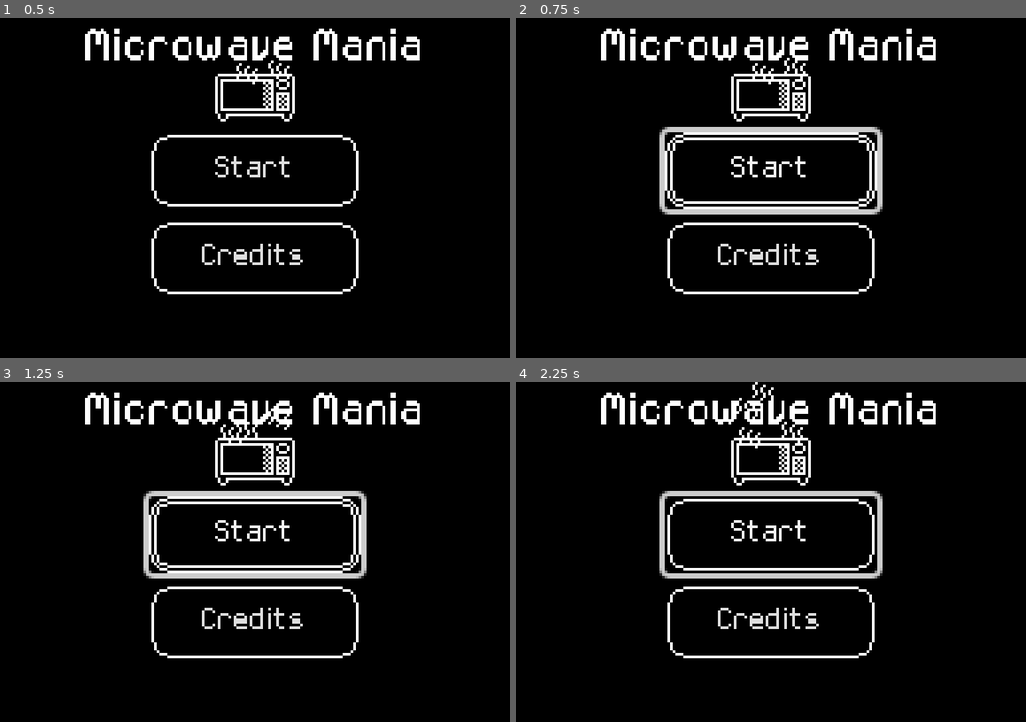
Above: before the commit, frames 1-4 (two rows, left to right).
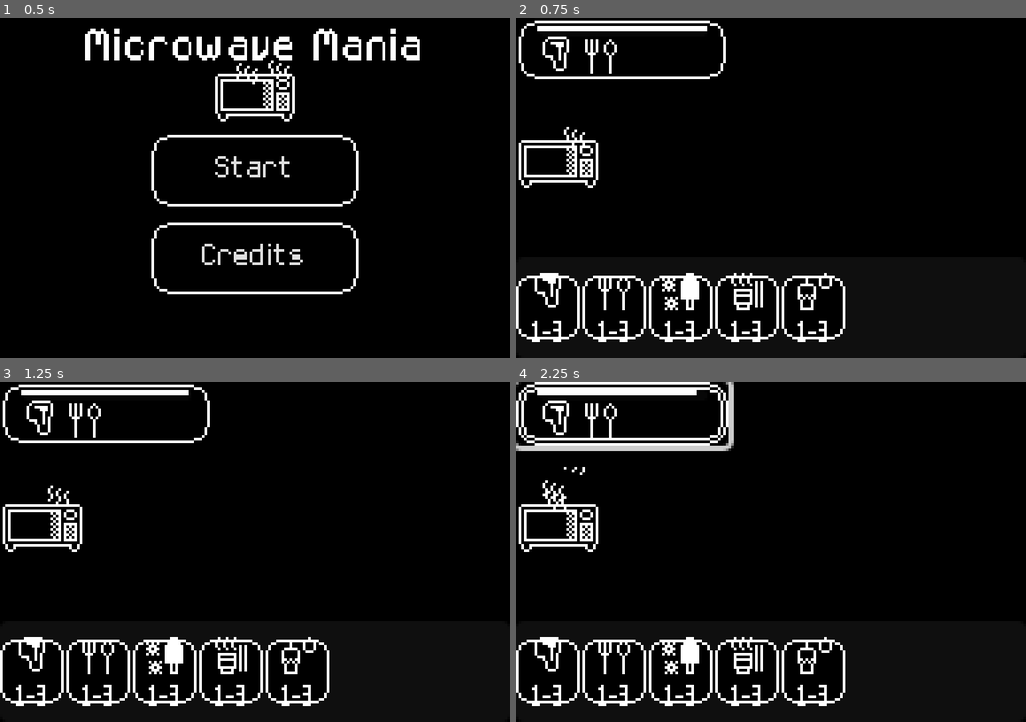
Above: after the commit, the same moments.

Repository: SpntKbrg/microwave-game
Game: Godot game, scene res://scenes/release/main_menu.tscn
Two runs of this game, one before a commit and one after it. Both use one fixed random seed, a clock stepped at 60 frames per second and the inputs below. This scene is started directly instead of the project's main scene.
Inputs (mouse positions are in pixels of both pictures, inside the frame that each line leads up to):
- Up to frame 1 (0.5 s): no input
- Up to frame 2 (0.75 s): click "Start" at 0.5 s
- Up to frame 3 (1.25 s): no input
- Up to frame 4 (2.25 s): click (771, 535) at 1.25 s, where only the run before the commit has a clickable "Start"; click (623, 412) at 2.02 s

Frame 1 is identical in both runs. In frame 2, 13% of the frame differs, in the area x 0-83%, y 0-96%; in frame 3, 13%; in frame 4, 14%.

Commit message:
Add main game scene to main menu button.

Diff:
--- a/scenes/release/main_menu.tscn
+++ b/scenes/release/main_menu.tscn
@@ -1,8 +1,9 @@
-[gd_scene load_steps=4 format=3 uid="uid://cv4burmu0wyyy"]
+[gd_scene load_steps=5 format=3 uid="uid://cv4burmu0wyyy"]
 
 [ext_resource type="StyleBox" uid="uid://b3jedpegd354r" path="res://assets/ui/game_bg.tres" id="1_13uba"]
 [ext_resource type="Theme" uid="uid://cwt57yrv5fqbq" path="res://assets/ui/main_theme.tres" id="2_goxi2"]
 [ext_resource type="PackedScene" uid="uid://d0c2vao5peyme" path="res://scenes/microwave_sprite.tscn" id="3_6ykb1"]
+[ext_resource type="Script" uid="uid://ddj6ahf5j4bi" path="res://scripts/ui/main_menu/start_button.gd" id="4_g4g51"]
 
 [node name="MainMenu" type="Control"]
 texture_filter = 1
@@ -61,9 +62,12 @@
 layout_mode = 2
 theme = ExtResource("2_goxi2")
 text = "Start"
+script = ExtResource("4_g4g51")
 
 [node name="Button2" type="Button" parent="Panel/VBoxContainer"]
 custom_minimum_size = Vector2(64, 18)
 layout_mode = 2
 theme = ExtResource("2_goxi2")
 text = "Credits"
+
+[connection signal="pressed" from="Panel/VBoxContainer/Button" to="Panel/VBoxContainer/Button" method="_on_button_pressed"]
--- /dev/null
+++ b/scripts/ui/main_menu/start_button.gd
@@ -0,0 +1,5 @@
+extends Button
+
+
+func _on_button_pressed():
+	get_tree().change_scene_to_file("res://scenes/release/real_game_scene.tscn")
Not shown, added: scripts/ui/main_menu/start_button.gd.uid
